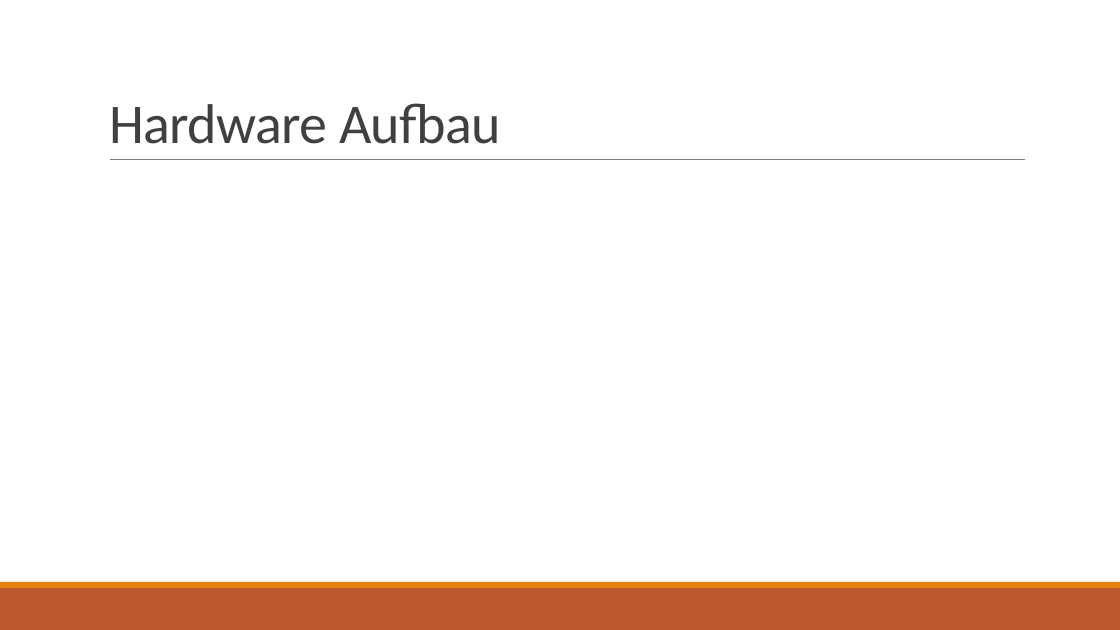
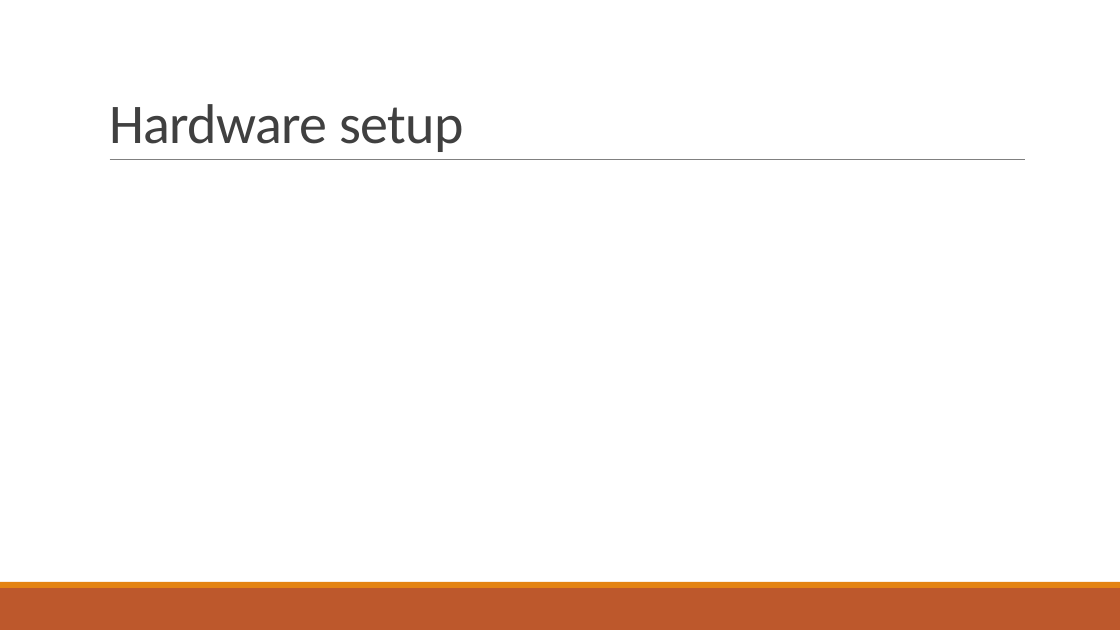
Before and after one commit to fjanssen/Car2X, a slide deck: slide 5 of doc/MidTerm.pptx. Drawn at 1120x630 pixels with LibreOffice and Linux fonts; fonts in the diff are those of the drawing. Boxes give left, top, right and bottom in pixels: in the first picture for what was removed or moved away, otherwise in the second. Text is boxed around its words. In the diff, an @@ line names an element or a change of style, - is before the commit and + after.

```diff
--- a/doc/MidTerm.pptx
+++ b/doc/MidTerm.pptx
@@ title at bbox=[109, 104, 464, 152]: text changed @@
-Hardware Aufbau
+Hardware setup
```
Also in this commit, not shown: 3 slides added, 3 slides removed, 1 other file.
